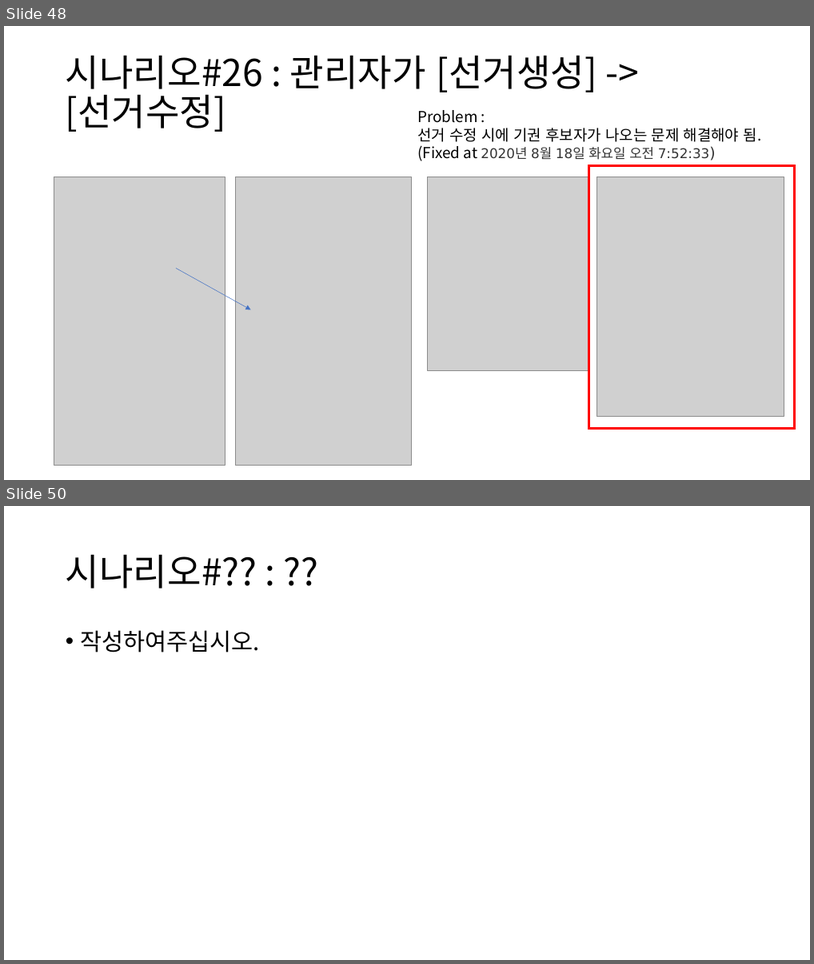
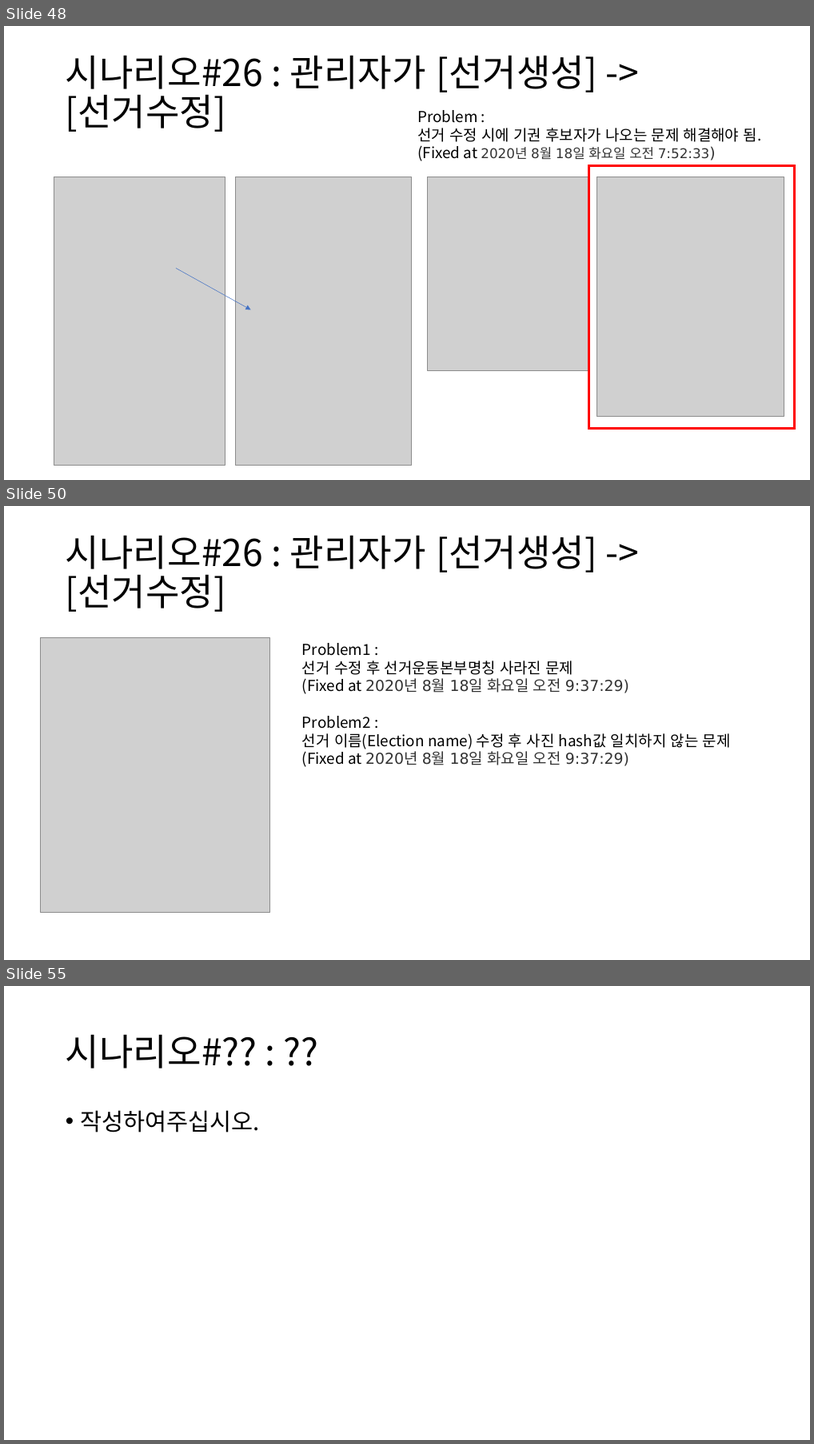
Before and after one commit to BL-UCKSS/evote-project, a slide deck: Document/Testcase/Testcase #1.pptx. Shown one above the other, each under a label of ours: slides 48 and 50 before the commit, slides 48, 50 and 55 after it; the slides between them are not shown. The pictures are 814x964 and 814x1444 pixels, drawn with LibreOffice and Linux fonts; fonts in the diff are those of the drawing; grey boxes stand for pictures. Boxes give left, top, right and bottom in pixels: in the first picture for what was removed or moved away, otherwise in the second. Text is boxed around its words. In the diff, an @@ line names an element or a change of style, - is before the commit and + after.

Commit message:
시나리오#28까지 끝내고 쉬는 중.

```diff
--- a/Document/Testcase/Testcase #1.pptx
+++ b/Document/Testcase/Testcase #1.pptx
@@ slide 50 added at (x1=4, y1=506, x2=810, y2=960), background #FFFFFF @@
@@ title added at (x1=66, y1=535, x2=598, y2=612), 44 pt, text #000000 @@
+시나리오#26 : 관리자가 [선거생성] -> [선거수정]
@@ picture added at (x1=41, y1=637, x2=270, y2=912) @@
@@ text added at (x1=302, y1=643, x2=731, y2=767), 18 pt, text #000000 @@
+Problem1 :
+선거 수정 후 선거운동본부명칭 사라진 문제
+(Fixed at 2020년 8월 18일 화요일 오전 9:37:29)
+Problem2 :
+선거 이름(Election name) 수정 후 사진 hash값 일치하지 않는 문제
+(Fixed at 2020년 8월 18일 화요일 오전 9:37:29)
@@ what was slide 50 is now slide 55 @@
```
Also in this commit, not shown: 1 slide changed, 4 other slides added.
